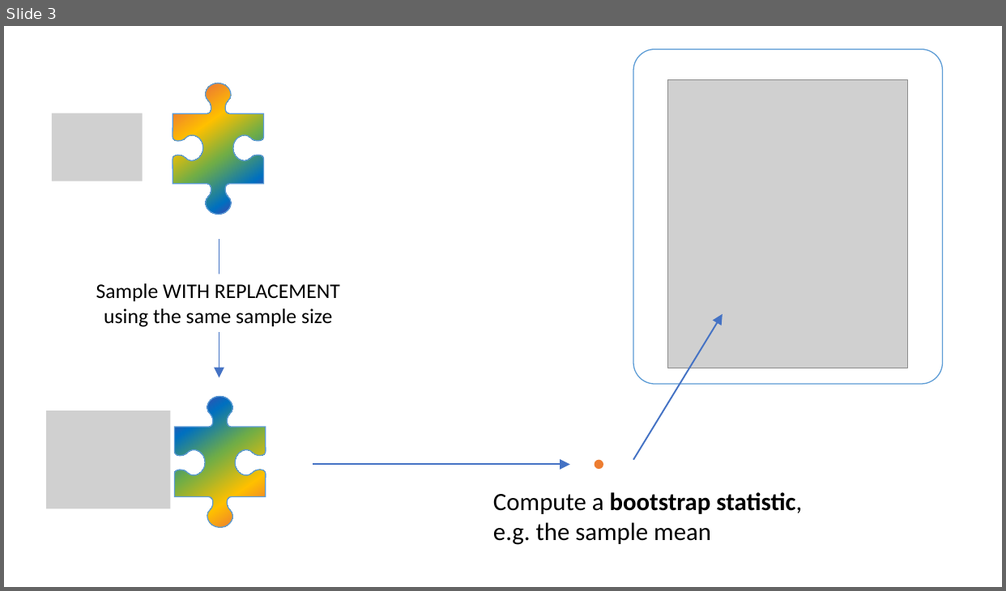
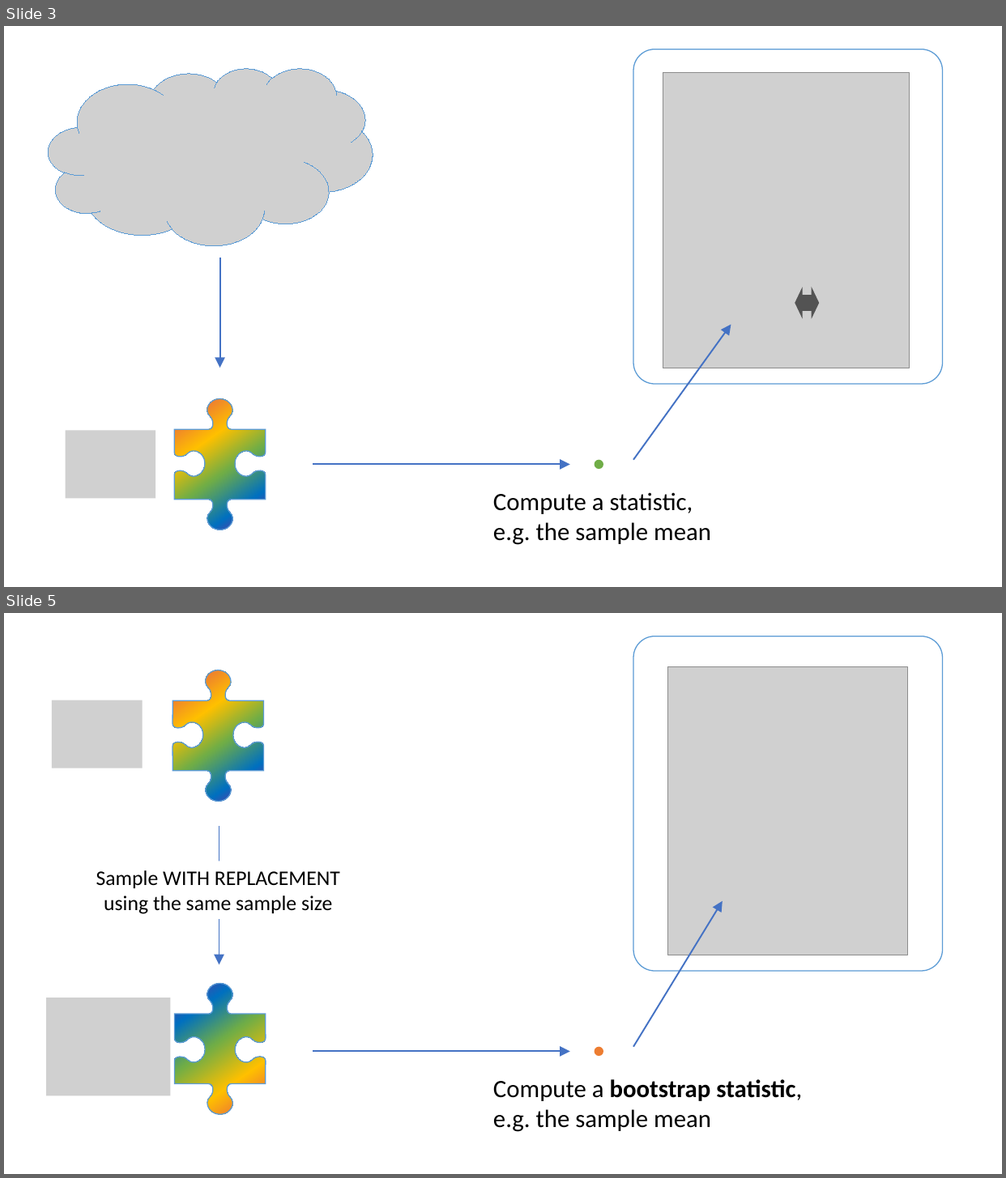
Before and after one commit to uoepsy/dapr1, a slide deck: dapr1_lectures/dapr1_2_01_bootci/un_boot_ci.pptx. Shown one above the other, each under a label of ours: slide 3 before the commit, slides 3 and 5 after it; the slides between them are not shown. The pictures are 1006x591 and 1006x1178 pixels, drawn with LibreOffice and Linux fonts; fonts in the diff are those of the drawing; grey boxes stand for pictures. Boxes give left, top, right and bottom in pixels: in the first picture for what was removed or moved away, otherwise in the second. Text is boxed around its words. In the diff, an @@ line names an element or a change of style, - is before the commit and + after.

```diff
--- a/dapr1_lectures/dapr1_2_01_bootci/un_boot_ci.pptx
+++ b/dapr1_lectures/dapr1_2_01_bootci/un_boot_ci.pptx
@@ slide 3 added at (4,26,1002,587), background #FFFFFF @@
@@ rounded rectangle added at (633,49,943,384), fill #FFFFFF, outline #5B9BD5 1 pt @@
@@ picture added at (49,68,373,246) @@
@@ picture added at (663,72,909,368) @@
@@ arrow added from (220, 258) to (220, 368), #4472C4 1.5 pt @@
@@ left right arrow added at (795,288,819,319), fill #525252 @@
@@ arrow added from (633, 460) to (731, 325), #4472C4 1.5 pt @@
@@ freeform shape added at (139,384,300,545), fill gradient #7030A0 to #0070C0 to #70AD47 to #FFC000 to #ED7D31 to #C00000, outline #5B9BD5 1 pt @@
@@ picture added at (66,431,156,499) @@
@@ ellipse added at (594,460,603,469), fill #70AD47 @@
@@ arrow added from (313, 465) to (570, 465), #4472C4 1.5 pt @@
@@ text added at (493,493,711,545), 24 pt, text #000000 @@
+Compute a statistic,
+e.g. the sample mean
@@ what was slide 3 is now slide 5 @@
```
Also in this commit, not shown: 2 slides changed, 1 other slide added, 1 slide removed, 34 other files.
